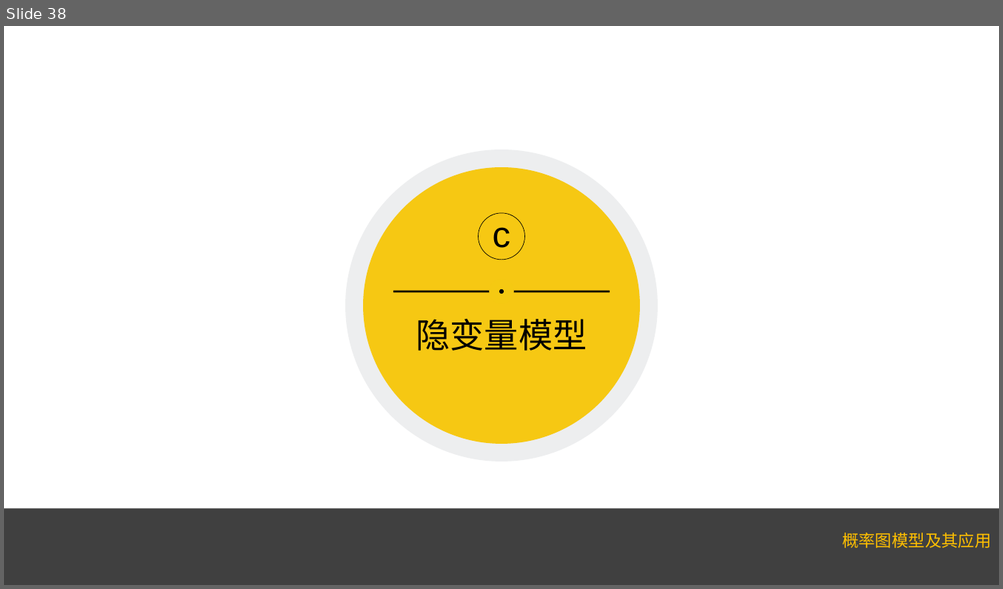
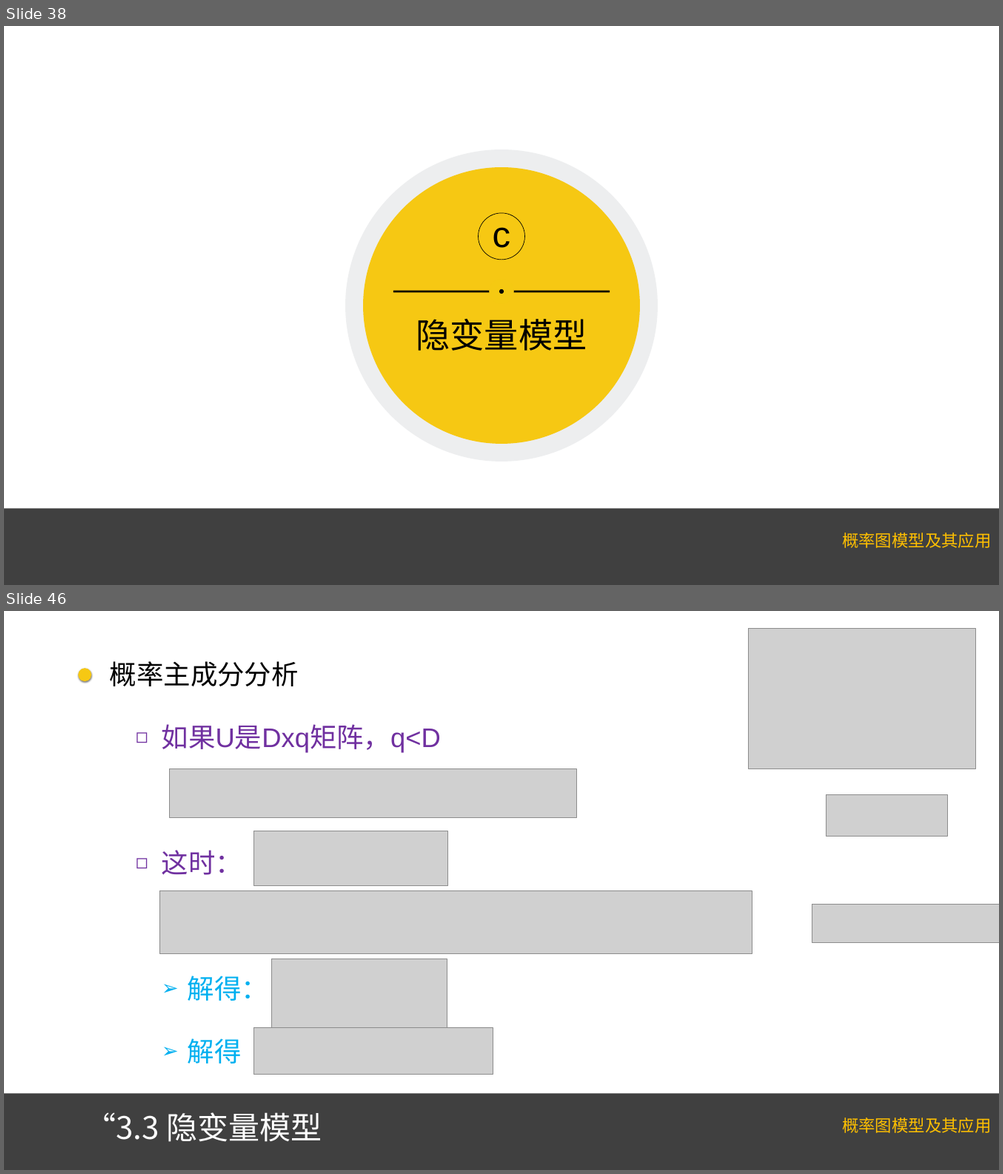
Before and after one commit to Lauralrf/Lauralrf.github.io, a slide deck: 3第三章有向图模型.pptx. Shown one above the other, each under a label of ours: slide 38 before the commit, slides 38 and 46 after it; the slides between them are not shown. The pictures are 1003x589 and 1003x1174 pixels, drawn with LibreOffice and Linux fonts; fonts in the diff are those of the drawing; grey boxes stand for pictures. Boxes give left, top, right and bottom in pixels: in the first picture for what was removed or moved away, otherwise in the second. Text is boxed around its words. In the diff, an @@ line names an element or a change of style, - is before the commit and + after.

```diff
--- a/3第三章有向图模型.pptx
+++ b/3第三章有向图模型.pptx
@@ slide 46 added at box(4, 611, 999, 1170), background #FFFFFF; not listed: 2 template elements that a slide beside it also shows @@
@@ picture added at box(748, 629, 975, 769) @@
@@ ellipse added at box(78, 668, 91, 681), fill #F6C813 @@
@@ text added at box(110, 661, 441, 1064), 52 pt, text #7030A0 @@
+概率主成分分析
+  ◻ 如果U是Dxq矩阵，q<D
+  ◻ 这时：
+    ➢ 解得：
+    ➢ 解得
@@ picture added at box(169, 769, 576, 818) @@
@@ picture added at box(825, 795, 947, 836) @@
@@ picture added at box(254, 831, 447, 886) @@
@@ picture added at box(159, 891, 751, 954) @@
@@ picture added at box(812, 905, 999, 943) @@
@@ picture added at box(271, 959, 447, 1028) @@
@@ picture added at box(254, 1028, 492, 1075) @@
@@ title added at box(85, 1113, 321, 1142), 60 pt, text #FFFFFF @@
+“3.3 隐变量模型
```
Also in this commit, not shown: 66 other slides added, 4 other files.
